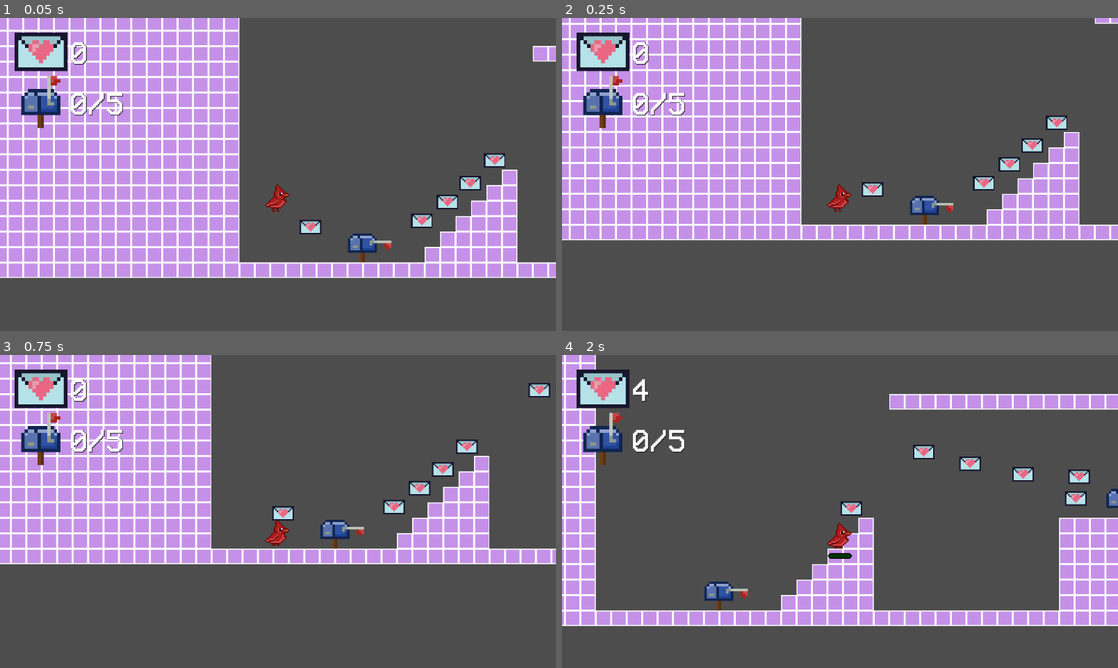
Above: before the commit, frames 1-4 (two rows, left to right).
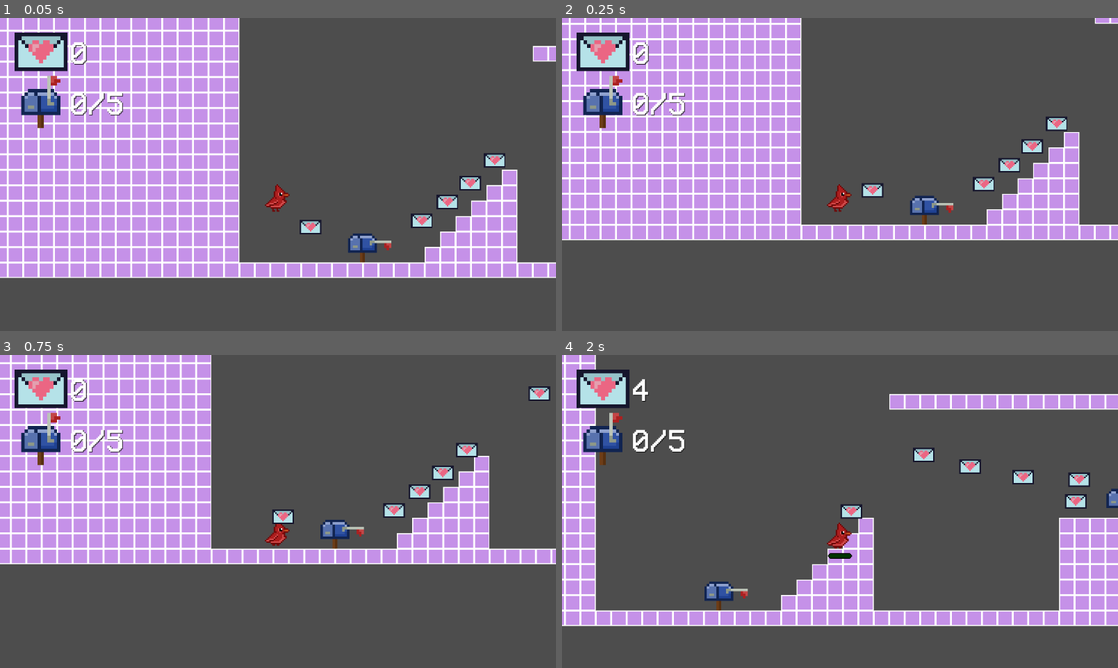
Above: after the commit, the same moments.

Repository: mfudg395/love-letters
Game: Godot game, scene res://src/Level1.tscn
The game is run twice, just before and just after one commit, with the same random seed, the same clock (stepped at 60 frames per second) and the same inputs.
Inputs:
- Up to frame 1 (0.05 s): no input
- Up to frame 2 (0.25 s): no input
- Up to frame 3 (0.75 s): hold D (move_right) from 0.53 s (still down); tap W (deliver) at 0.6 s
- Up to frame 4 (2 s): keep holding D (move_right); tap Space (jump) at 0.77, 1.52 s; tap E (glide) at 1.35 s

Frame 1 is identical in both runs. In frame 2, 0.4% of the frame differs, in the area x 53-91%, y 31-58%; in frame 3, 1.0%, in the area x 49-99%, y 8-54%; in frame 4, 0.9%.

Commit message:
Implemented floating letter animation

Diff:
--- a/src/letter/Letter.tscn
+++ b/src/letter/Letter.tscn
@@ -1,10 +1,45 @@
-[gd_scene load_steps=4 format=3 uid="uid://ld4af47tn37g"]
+[gd_scene load_steps=6 format=3 uid="uid://ld4af47tn37g"]
 
 [ext_resource type="Texture2D" uid="uid://cgj8160vctfbx" path="res://assets/letter.png" id="1_2i636"]
 [ext_resource type="Script" path="res://src/letter/letter.gd" id="1_athp3"]
 
 [sub_resource type="RectangleShape2D" id="RectangleShape2D_5fvgv"]
 size = Vector2(44, 30)
+
+[sub_resource type="Animation" id="Animation_m2lwn"]
+resource_name = "idle"
+length = 1.4
+loop_mode = 1
+step = 0.05
+tracks/0/type = "value"
+tracks/0/imported = false
+tracks/0/enabled = true
+tracks/0/path = NodePath("Sprite2D:position")
+tracks/0/interp = 1
+tracks/0/loop_wrap = true
+tracks/0/keys = {
+"times": PackedFloat32Array(0, 0.1, 0.2, 0.3, 0.4, 0.5, 0.6, 0.7),
+"transitions": PackedFloat32Array(1, 1, 1, 1, 1, 1, 1, 1),
+"update": 0,
+"values": [Vector2(0, 0), Vector2(0, 1), Vector2(0, 2), Vector2(0, 3), Vector2(0, 4), Vector2(0, 5), Vector2(0, 6), Vector2(0, 7)]
+}
+tracks/1/type = "value"
+tracks/1/imported = false
+tracks/1/enabled = true
+tracks/1/path = NodePath("CollisionShape2D:position")
+tracks/1/interp = 1
+tracks/1/loop_wrap = true
+tracks/1/keys = {
+"times": PackedFloat32Array(0, 0.1, 0.2, 0.3, 0.4, 0.5, 0.6, 0.7),
+"transitions": PackedFloat32Array(1, 1, 1, 1, 1, 1, 1, 1),
+"update": 0,
+"values": [Vector2(0, 0), Vector2(0, 1), Vector2(0, 2), Vector2(0, 3), Vector2(0, 4), Vector2(0, 5), Vector2(0, 6), Vector2(0, 7)]
+}
+
+[sub_resource type="AnimationLibrary" id="AnimationLibrary_oxjxe"]
+_data = {
+"idle": SubResource("Animation_m2lwn")
+}
 
 [node name="Letter" type="Area2D"]
 script = ExtResource("1_athp3")
@@ -16,4 +51,9 @@
 [node name="CollisionShape2D" type="CollisionShape2D" parent="."]
 shape = SubResource("RectangleShape2D_5fvgv")
 
+[node name="AnimationPlayer" type="AnimationPlayer" parent="."]
+libraries = {
+"": SubResource("AnimationLibrary_oxjxe")
+}
+
 [connection signal="body_entered" from="." to="." method="_on_body_entered"]
--- a/src/letter/letter.gd
+++ b/src/letter/letter.gd
@@ -1,6 +1,7 @@
 extends Area2D
 
 
+@onready var animation_player = get_node("AnimationPlayer")
 # Called when the node enters the scene tree for the first time.
 func _ready():
 	pass # Replace with function body.
@@ -8,7 +9,7 @@
 
 # Called every frame. 'delta' is the elapsed time since the previous frame.
 func _process(_delta):
-	pass
+	animation_player.play("idle")
 
 
 func _on_body_entered(_body):
